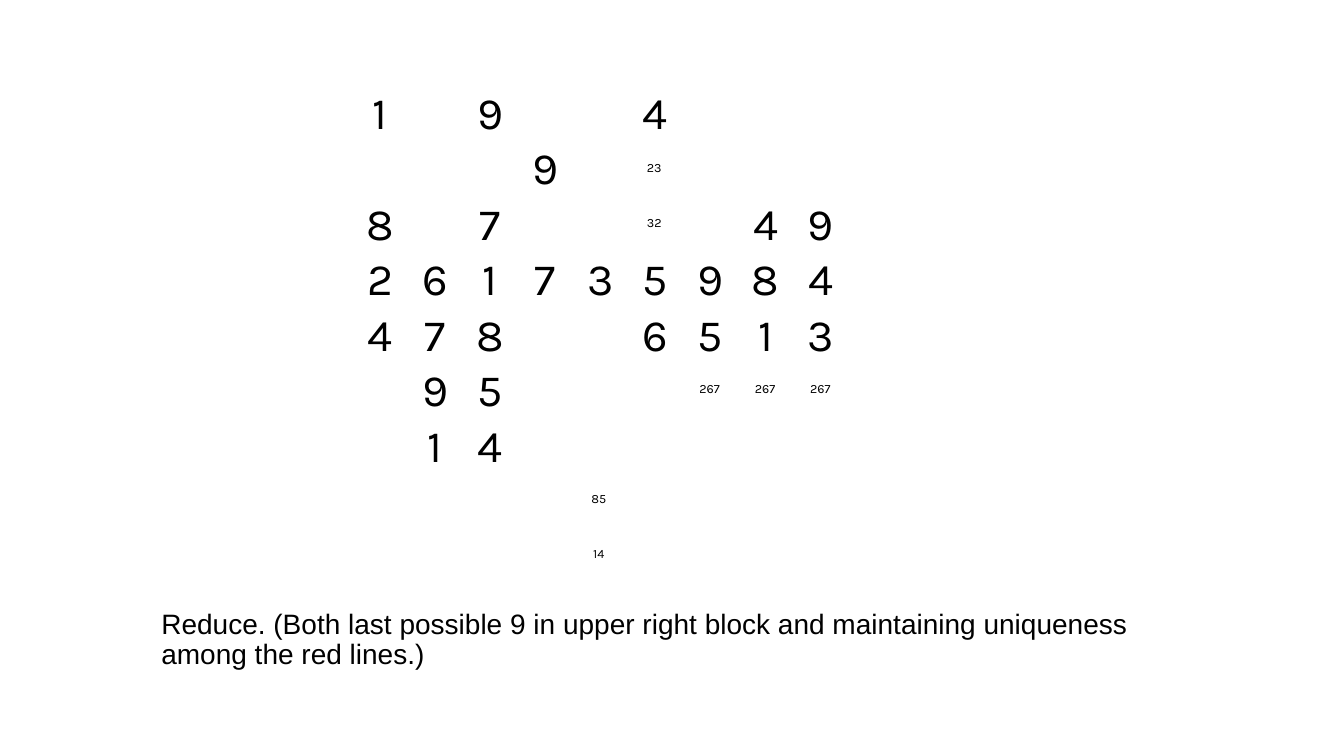
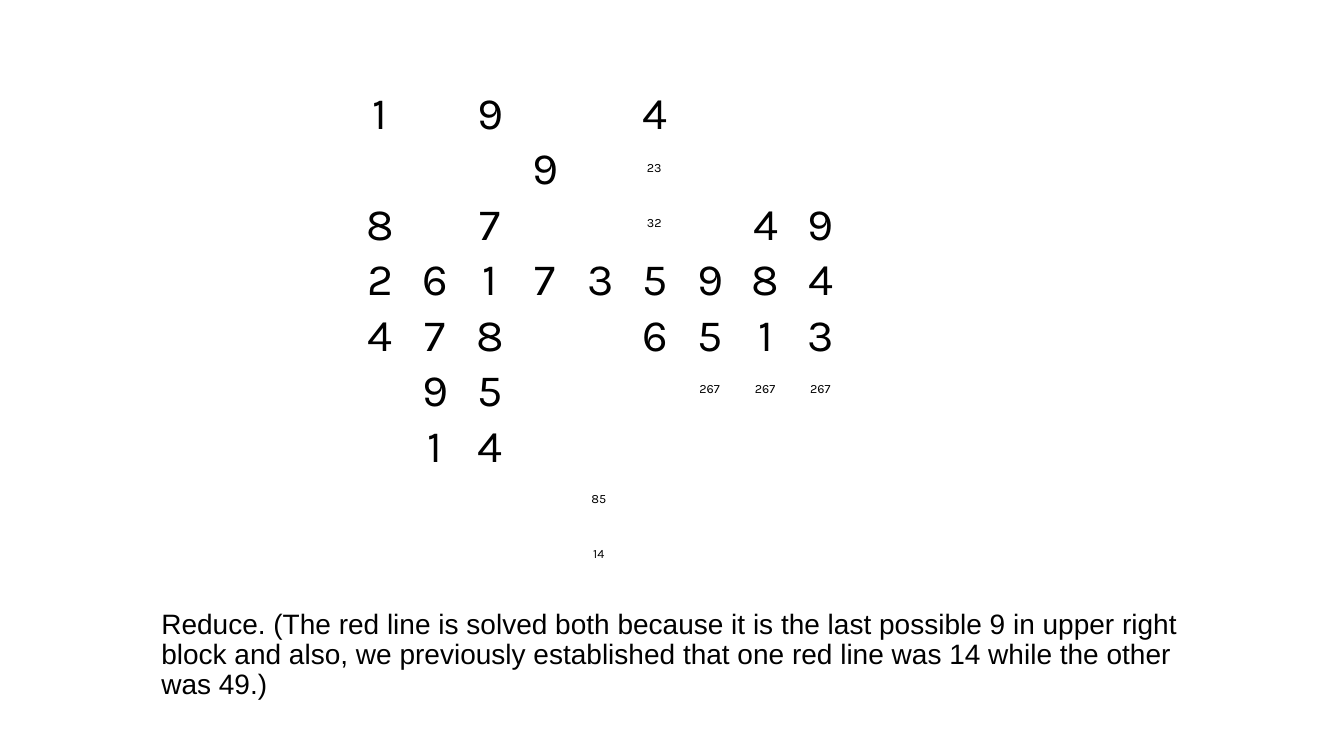
Before and after one commit to jhardis/WSJ_Number_Puzzles, a slide deck: slide 33 of 20260822_2.pptx. Drawn at 1344x756 pixels with LibreOffice and Linux fonts; fonts in the diff are those of the drawing; background and template pictures are left out. Boxes give left, top, right and bottom in pixels: in the first picture for what was removed or moved away, otherwise in the second. Text is boxed around its words. In the diff, an @@ line names an element or a change of style, - is before the commit and + after.

```diff
--- a/20260822_2.pptx
+++ b/20260822_2.pptx
@@ text at box(161, 613, 1176, 699): text changed @@
-Reduce. (Both last possible 9 in upper right block and maintaining uniqueness among the red lines.)
+Reduce. (The red line is solved both because it is the last possible 9 in upper right block and also, we previously established that one red line was 14 while the other was 49.)
```
Also in this commit, not shown: 5 other slides changed.
